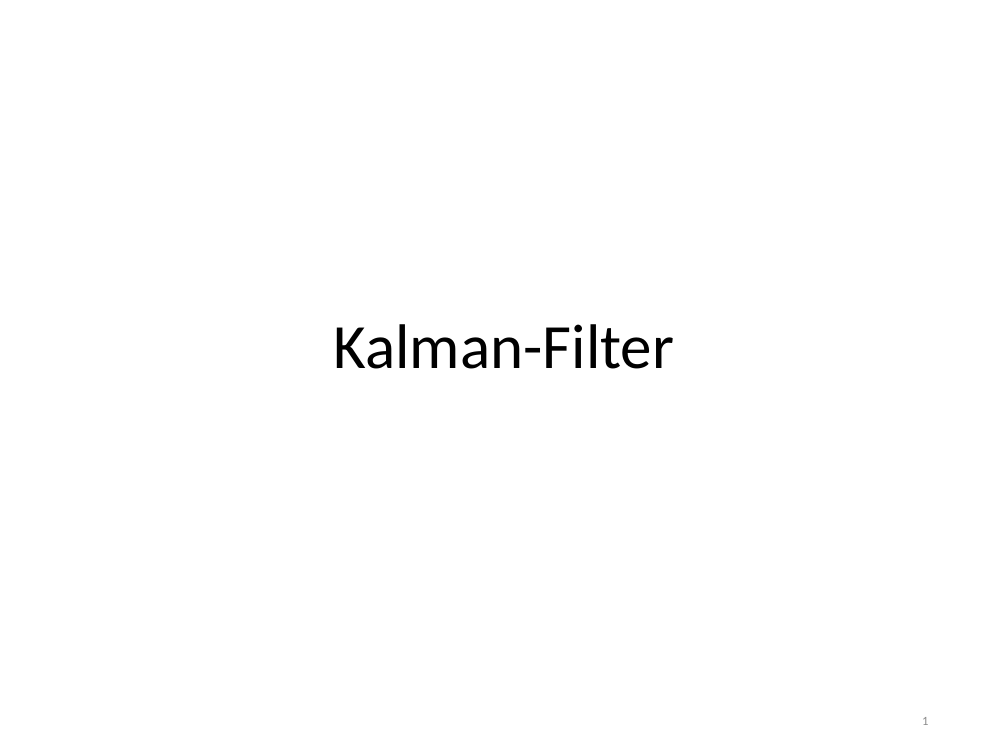
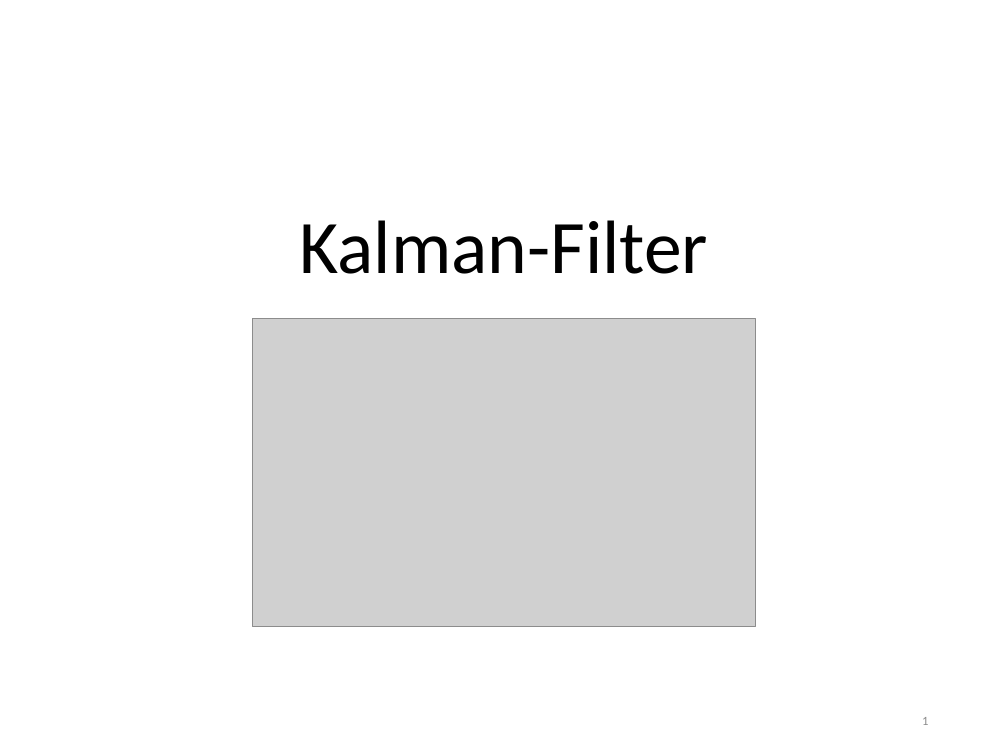
Before and after one commit to MichiHo/flocking, a slide deck: slide 1 of vortrag/ba_seminar_presentation_reduce.pptx. Drawn at 1008x756 pixels with LibreOffice and Linux fonts; fonts in the diff are those of the drawing; grey boxes stand for pictures. Boxes give left, top, right and bottom in pixels: in the first picture for what was removed or moved away, otherwise in the second. Text is boxed around its words. In the diff, an @@ line names an element or a change of style, - is before the commit and + after.

```diff
--- a/vortrag/ba_seminar_presentation_reduce.pptx
+++ b/vortrag/ba_seminar_presentation_reduce.pptx
@@ title "Kalman-Filter" at <box>300,220,709,274</box>: size 45 to 54 pt @@
@@ picture added at <box>252,319,755,627</box> @@
```
Also in this commit, not shown: 1 other slide changed, 1 slide added, 10 other files.
